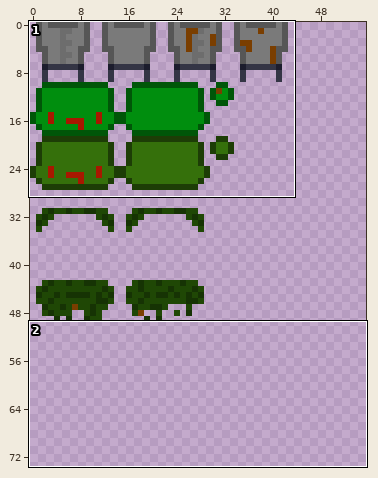
Sprite sheet, stored at Assets/Images/dude/zombie.png. The picture above shows the old version from afar; the outline marks the close-up.
Close-up. Before the edit:
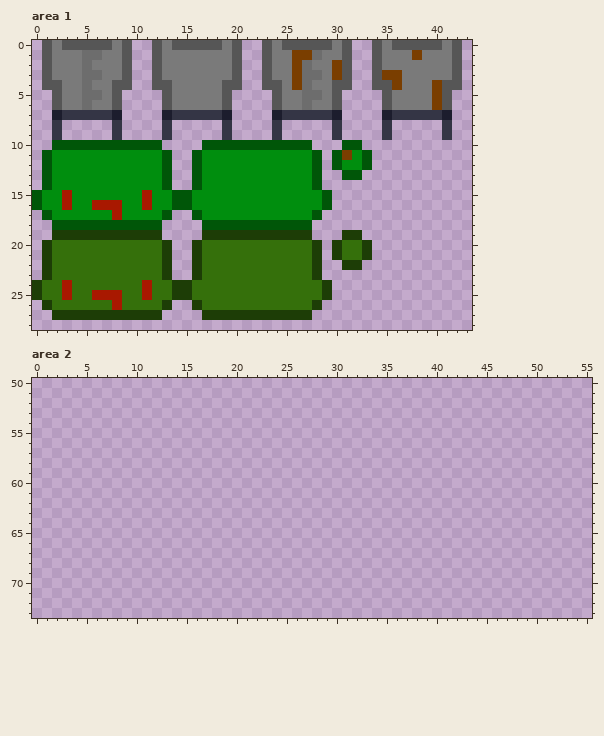
The file is 128x128 pixels. Pixels under 10% opacity are left out. Colours within 5 levels of each other are drawn and written as one. Shown: area 1: x 0..43, y 0..28; area 2: x 0..55, y 50..73. The wide view leaves out empty margins.
After:
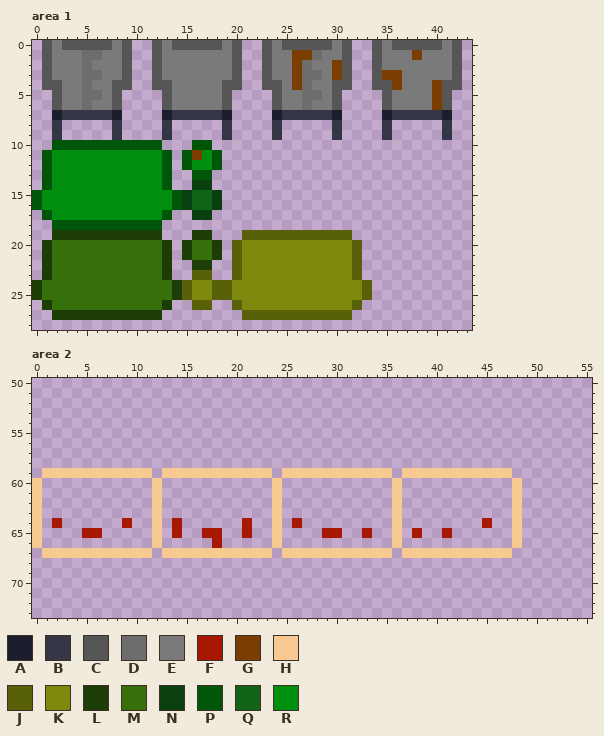
Palette (. is transparent): A #1c1d2d  B #343545  C #565656  D #6d6d6d  E #7a7a7a  F #a81800  G #7a3e00  H #f8ca92  J #586009  K #7d890d  L #1d3d06  M #35700b  N #0a3f0f  P #005608  Q #106317  R #008e0e
Changes in this commit:
Area 1:
y 10: x 16 . -> P; x 18..27 PPPPPPPPPP -> ..........; x 31..32 PP -> ..
y 11: x 15..16 .P -> PG; x 18..28 RRRRRRRRRRP -> P..........; x 30..33 PGRP -> ....
y 12: x 15..16 .P -> PR; x 18..28 RRRRRRRRRRP -> P..........; x 30..33 PRRP -> ....
y 13: x 17..28 RRRRRRRRRRRP -> P...........; x 31..32 PP -> ..
y 14: x 16..28 PRRRRRRRRRRRP -> NN...........
y 15: x 3 F -> R; x 11 F -> R; x 15..29 PRRRRRRRRRRRRRP -> NQQN...........
y 16: x 3 F -> R; x 6..8 FFF -> RRR; x 11 F -> R; x 15..29 PRRRRRRRRRRRRRP -> NQQN...........
y 17: x 8 F -> R; x 16..28 PRRRRRRRRRRRP -> NN...........
y 18: x 17..27 PPPPPPPPPPP -> ...........
y 19: x 16 . -> L; x 18..32 LLLLLLLLLL...LL -> ...JJJJJJJJJJJ.
y 20..21: x 15..16 .L -> LM; x 18..33 MMMMMMMMMML.LMML -> L.JKKKKKKKKKKKJ.
y 22: x 17..32 MMMMMMMMMMML..LL -> L..JKKKKKKKKKKKJ
y 23: x 16..32 LMMMMMMMMMMML.... -> JJ..JKKKKKKKKKKKJ
y 24: x 3 F -> M; x 11 F -> M; x 15..33 LMMMMMMMMMMMMML.... -> JKKJJKKKKKKKKKKKKKJ
y 25: x 3 F -> M; x 6..8 FFF -> MMM; x 11 F -> M; x 15..33 LMMMMMMMMMMMMML.... -> JKKJJKKKKKKKKKKKKKJ
y 26: x 8 F -> M; x 16..32 LMMMMMMMMMMML.... -> JJ..JKKKKKKKKKKKJ
y 27: x 17..31 LLLLLLLLLLL.... -> ....JJJJJJJJJJJ
Area 2:
y 59: x 1..11 ........... -> HHHHHHHHHHH; x 13..23 ........... -> HHHHHHHHHHH; x 25..35 ........... -> HHHHHHHHHHH; x 37..47 ........... -> HHHHHHHHHHH
y 60..63: x 0 . -> H; x 12 . -> H; x 24 . -> H; x 36 . -> H; x 48 . -> H
y 64: x 0 . -> H; x 2 . -> F; x 9 . -> F; x 12 . -> H; x 14 . -> F; x 21 . -> F; x 24 . -> H; x 26 . -> F; x 36 . -> H; x 45 . -> F; x 48 . -> H
y 65: x 0 . -> H; x 5..6 .. -> FF; x 12 . -> H; x 14 . -> F; x 17..18 .. -> FF; x 21 . -> F; x 24 . -> H; x 29..30 .. -> FF; x 33 . -> F; x 36 . -> H; x 38 . -> F; x 41 . -> F; x 48 . -> H
y 66: x 0 . -> H; x 12 . -> H; x 18 . -> F; x 24 . -> H; x 36 . -> H; x 48 . -> H
y 67: x 1..11 ........... -> HHHHHHHHHHH; x 13..23 ........... -> HHHHHHHHHHH; x 25..35 ........... -> HHHHHHHHHHH; x 37..47 ........... -> HHHHHHHHHHH
Pixel boxes of the changes (left, top, right, bottom) in both close-ups:
changed: (182, 140, 372, 320)
changed: (62, 190, 152, 220)
changed: (62, 280, 152, 310)
added: (32, 468, 522, 558)
